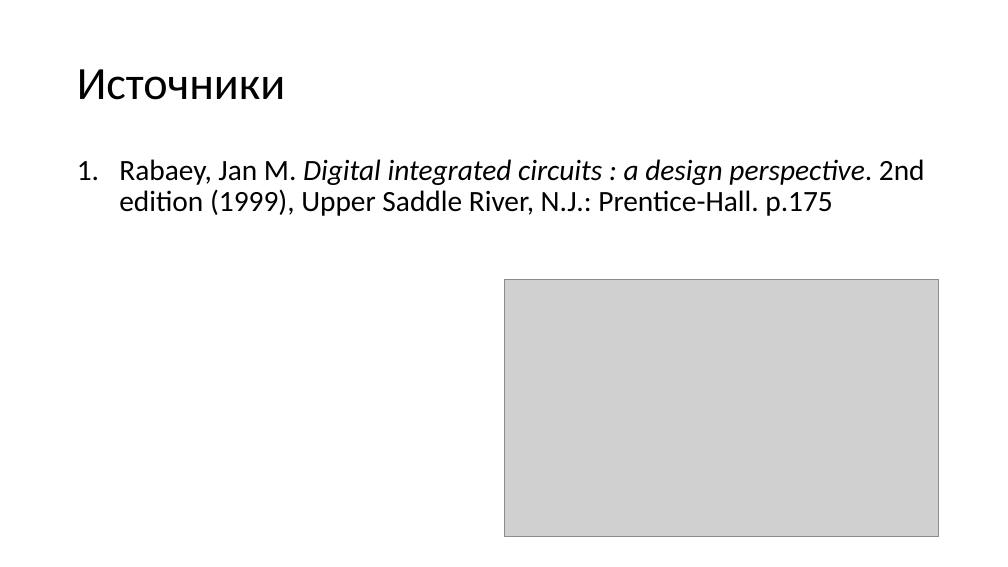
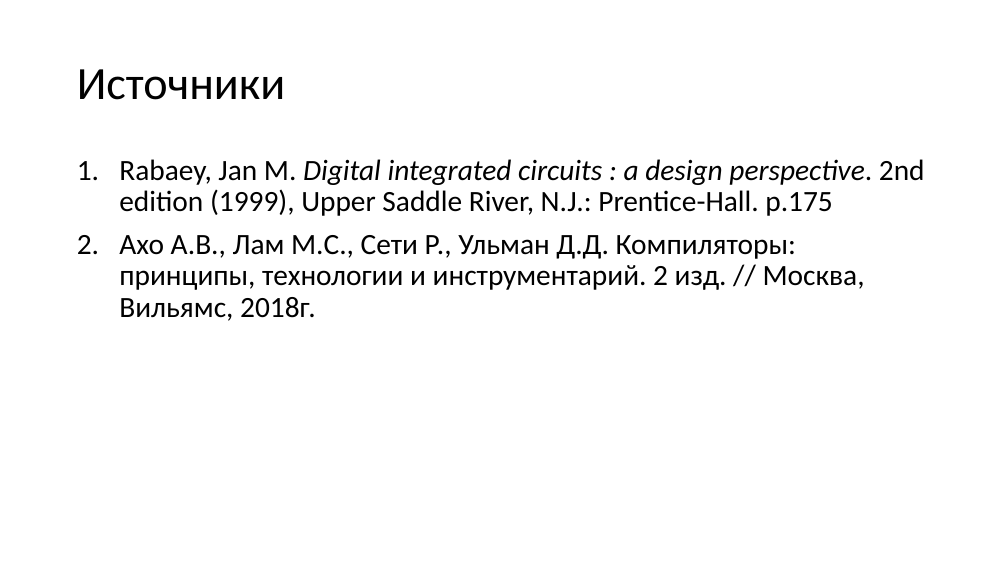
Before and after one commit to Zumisha/Parallel-Programming, a slide deck: slide 12 of Литература/Параллельное программирование.pptx. Drawn at 1008x567 pixels with LibreOffice and Linux fonts; fonts in the diff are those of the drawing; grey boxes stand for pictures. Boxes give left, top, right and bottom in pixels: in the first picture for what was removed or moved away, otherwise in the second. Text is boxed around its words. In the diff, an @@ line names an element or a change of style, - is before the commit and + after.

```diff
--- a/Литература/Параллельное программирование.pptx
+++ b/Литература/Параллельное программирование.pptx
@@ text at box(119, 235, 865, 321): paragraph added @@
+2. Ахо А.В., Лам М.С., Сети Р., Ульман Д.Д. Компиляторы: принципы, технологии и инструментарий. 2 изд. // Москва, Вильямс, 2018г.
@@ picture removed at box(504, 279, 938, 537) @@
```
Also in this commit, not shown: 2 other slides changed.
